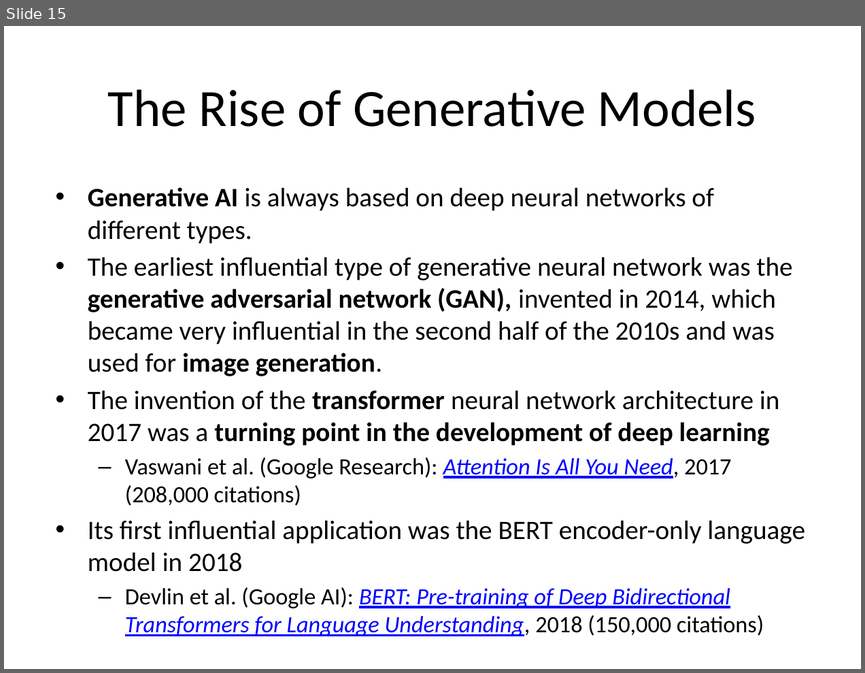
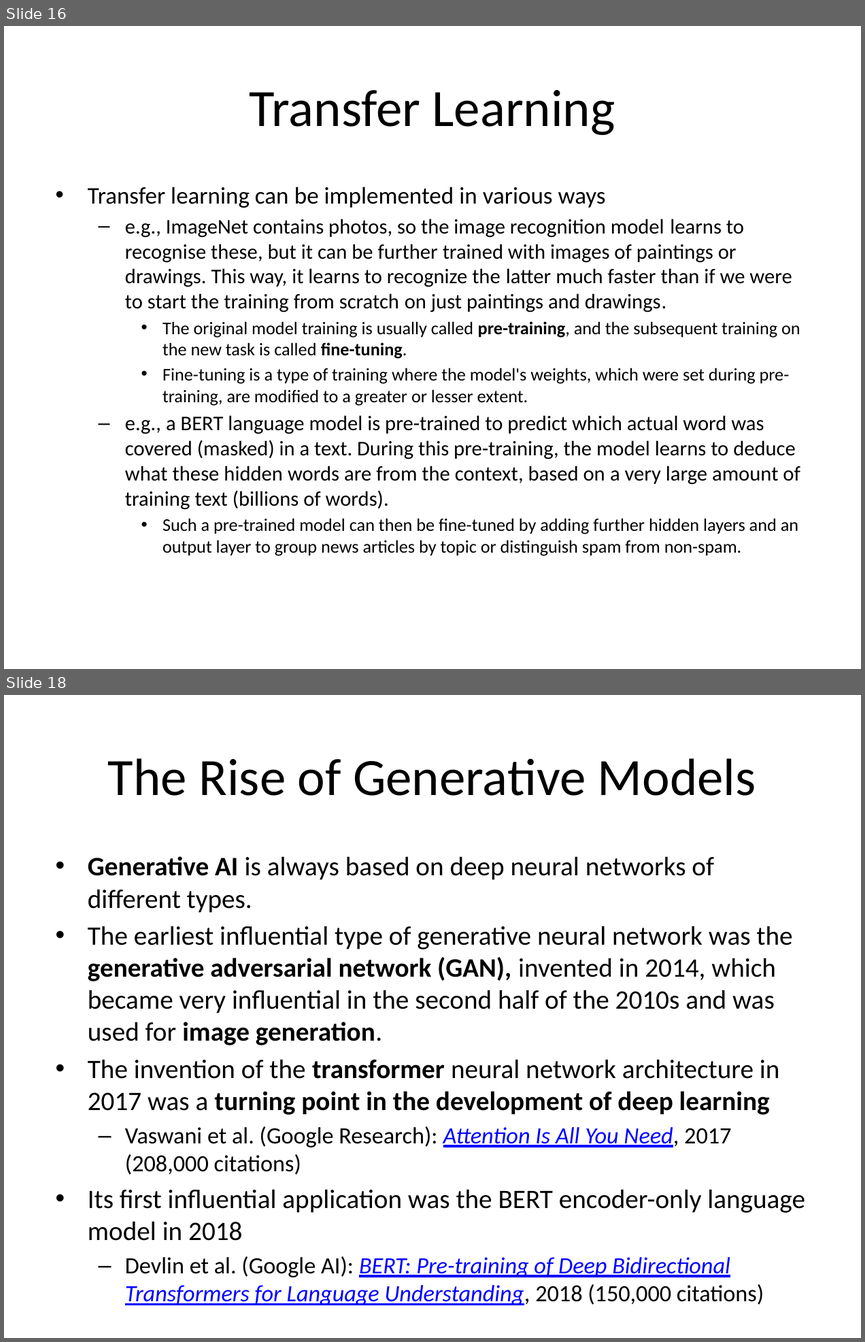
Before and after one commit to Clinical-Bioinformatics-Debrecen/generative_ai_2025, a slide deck: 4.pptx. Shown one above the other, each under a label of ours: slide 15 before the commit, slides 16 and 18 after it; the slides between them are not shown. The pictures are 865x673 and 865x1342 pixels, drawn with LibreOffice and Linux fonts; fonts in the diff are those of the drawing. Boxes give left, top, right and bottom in pixels: in the first picture for what was removed or moved away, otherwise in the second. Text is boxed around its words. In the diff, an @@ line names an element or a change of style, - is before the commit and + after.

Commit message:
Update ppt for topic 4, add ppt 5

```diff
--- a/4.pptx
+++ b/4.pptx
@@ slide 16 added at (4, 26, 861, 669), background #FFFFFF @@
@@ title added at (249, 90, 615, 135), 44 pt, text #000000 @@
+Transfer Learning
@@ text added at (88, 186, 800, 556), 17.5 pt, text #000000 @@
+• Transfer learning can be implemented in various ways
+  – e.g., ImageNet contains photos, so the image recognition model learns to recognise these, but it can be further trained with images of paintings or drawings. This way, it learns to recognize the latter much faster than if we were to start the training from scratch on just paintings and drawings.
+    • The original model training is usually called pre-training, and the subsequent training on the new task is called fine-tuning.
+    • Fine-tuning is a type of training where the model's weights, which were set during pre-training, are modified to a greater or lesser extent.
+  – e.g., a BERT language model is pre-trained to predict which actual word was covered (masked) in a text. During this pre-training, the model learns to deduce what these hidden words are from the context, based on a very large amount of training text (billions of words).
+    • Such a pre-trained model can then be fine-tuned by adding further hidden layers and an output layer to group news articles by topic or distinguish spam from non-spam.
@@ what was slide 15 is now slide 18 @@
```
Also in this commit, not shown: 3 other slides added, 1 other file.
